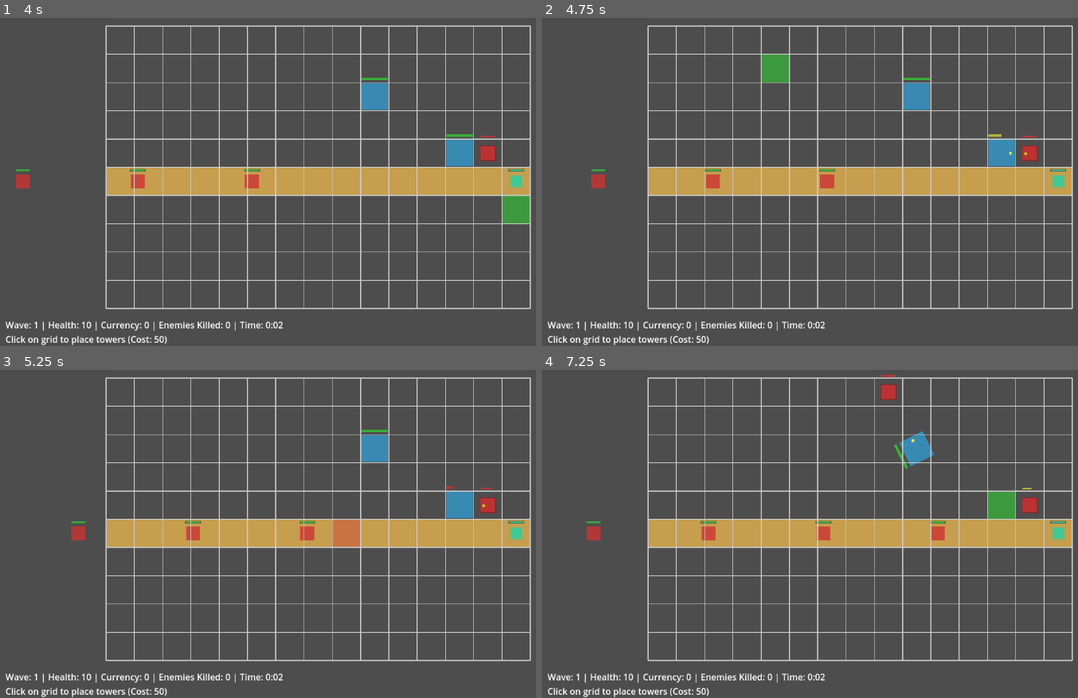
Above: before the commit, frames 1-4 (two rows, left to right).
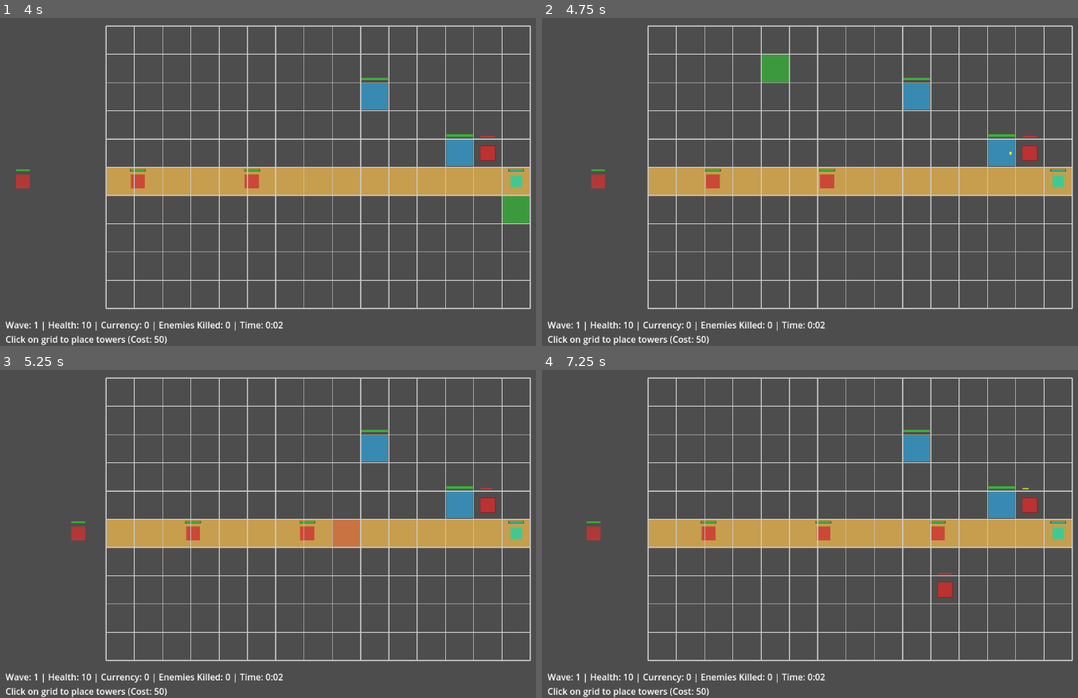
Above: after the commit, the same moments.

Repository: rivie13/CyberCrawler_basic_tower_defense_demo
Game: Godot game, scene res://Main.tscn
Two runs of this game, one before a commit and one after it. Both use one fixed random seed, a clock stepped at 60 frames per second and the inputs below. This scene is started directly instead of the project's main scene.
Inputs (mouse positions are in pixels of both pictures, inside the frame that each line leads up to):
- Up to frame 1 (4 s): tap Enter at 0.5 s; move the mouse to (455, 149) at 0.52 s; hold Shift 0.53-1.25 s; click (455, 149) at 0.67 s; tap Space at 1.25 s; drag from (192, 185) to (284, 237) at 1.27 s; move the mouse to (380, 90) at 2.02 s; tap Ctrl at 2.1 s; click (380, 90) at 2.17 s; drag from (284, 237) to (128, 113) at 2.77 s; move the mouse to (509, 221) at 3.52 s; tap Alt at 3.6 s; click (509, 221) at 3.67 s
- Up to frame 2 (4.75 s): drag from (670, 113) to (767, 77) at 4.27 s
- Up to frame 3 (5.25 s): move the mouse to (348, 520) at 5.02 s; hold Shift from 5.03 s (still down); click (348, 520) at 5.17 s
- Up to frame 4 (7.25 s): release Shift at 5.75 s; drag from (767, 429) to (734, 537) at 5.77 s; move the mouse to (997, 501) at 6.52 s; tap Ctrl at 6.6 s; click (997, 501) at 6.67 s

Frame 1 is identical in both runs. In frame 2, less than 0.1% of the frame differs, in the area x 83-91%, y 35-42%; in frame 3, less than 0.1%; in frame 4, 1.0%, in the area x 63-92%, y 1-70%.

Commit message:
Refactor WaveManager and EnemyTower for improved code clarity and performance
- Removed unused variable assignment in WaveManager to enhance readability.
- Updated EnemyTower to utilize method checks for tower manager and program data packet manager, improving robustness and reducing potential errors.
- Eliminated an expensive all-nodes scan in DebugLogger for performance optimization during test checks.

Diff:
--- a/cybercrawler_basictowerdefense/scripts/Tower/EnemyTower.gd
+++ b/cybercrawler_basictowerdefense/scripts/Tower/EnemyTower.gd
@@ -161,9 +161,10 @@
 func get_player_towers() -> Array[Tower]:
 	var towers: Array[Tower] = []
 	var main_controller = get_main_controller()
-	if main_controller and "tower_manager" in main_controller and main_controller.tower_manager:
-		towers = main_controller.tower_manager.get_towers()
-
+	if main_controller and main_controller.has_method("get_tower_manager"):
+		var tower_manager = main_controller.get_tower_manager()
+		if tower_manager:
+			towers = tower_manager.get_towers()
 	return towers
 
 func is_target_in_range(target: Node) -> bool:
@@ -300,8 +301,10 @@
 func get_program_data_packet() -> ProgramDataPacket:
 	"""Get the program data packet from the main controller"""
 	var main_controller = get_main_controller()
-	if main_controller and "program_data_packet_manager" in main_controller:
-		return main_controller.program_data_packet_manager.get_program_data_packet()
+	if main_controller and main_controller.has_method("get_program_data_packet_manager"):
+		var pdp_manager = main_controller.get_program_data_packet_manager()
+		if pdp_manager and pdp_manager.has_method("get_program_data_packet"):
+			return pdp_manager.get_program_data_packet()
 	return null
 
 # Debug method for range visualization (can be called from console)
--- a/cybercrawler_basictowerdefense/scripts/Utils/DebugLogger.gd
+++ b/cybercrawler_basictowerdefense/scripts/Utils/DebugLogger.gd
@@ -63,16 +63,11 @@
 	# Check if we're in a test scene or test context
 	var scene_tree = Engine.get_main_loop().get_root()
 	if scene_tree:
-		# Look for test-related nodes in the scene tree
+		# Look for test-related nodes in the scene tree (targeted group only)
 		var test_nodes = scene_tree.get_tree().get_nodes_in_group("test")
 		if test_nodes.size() > 0:
 			return true
-
-		# Check if any node has "test" in its name
-		var all_nodes = scene_tree.get_tree().get_nodes_in_group("")
-		for node in all_nodes:
-			if "test" in node.name.to_lower() or "gut" in node.name.to_lower():
-				return true
+		# Removed expensive all-nodes scan for performance reasons
 
 	return false
 
--- a/cybercrawler_basictowerdefense/scripts/WaveManager.gd
+++ b/cybercrawler_basictowerdefense/scripts/WaveManager.gd
@@ -203,7 +203,7 @@
 	var path_blocked = false
 	for i in range(grid_path.size() - 1):
 		var current_pos = grid_path[i]
-		var _next_pos = grid_path[i + 1]  # Prefix with underscore to indicate intentionally unused
+		# Removed unused variable assignment for next_pos
 
 		# Check if current position is blocked (except start and end)
 		if i > 0 and i < grid_path.size() - 1 and grid_manager.is_grid_blocked(current_pos):
